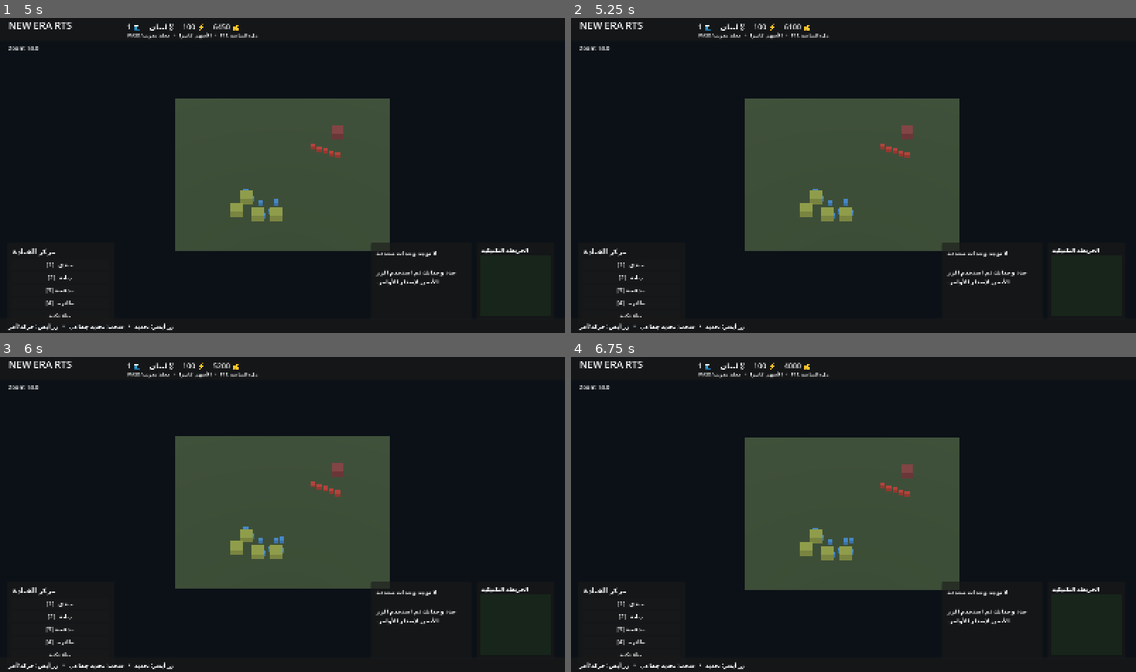
Above: before the commit, frames 1-4 (two rows, left to right).
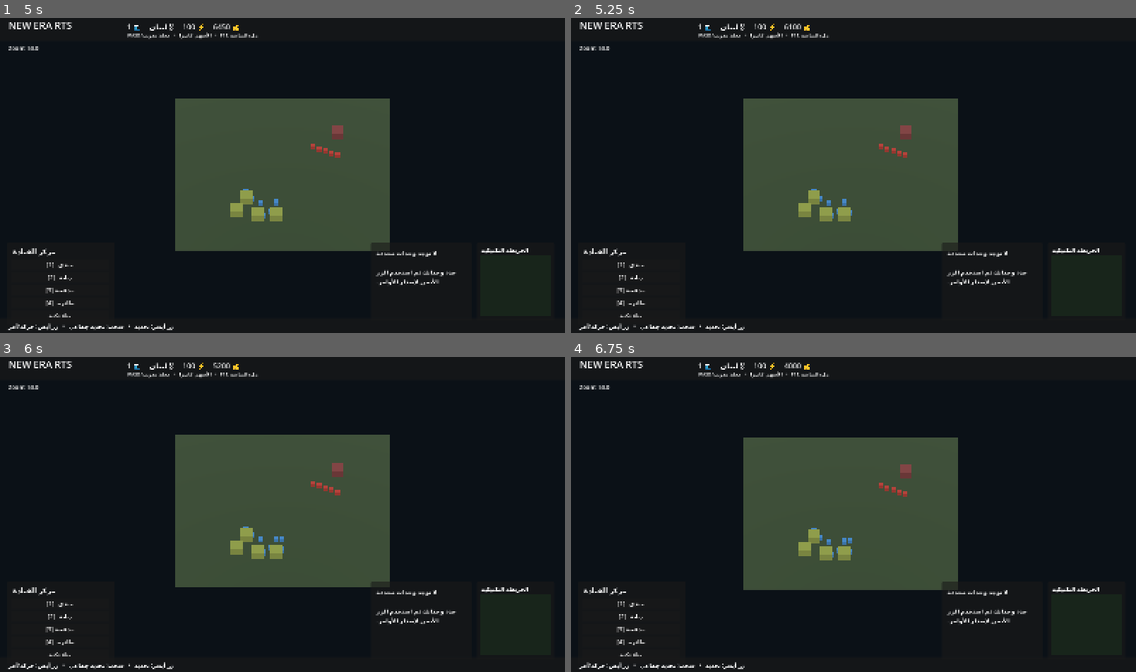
Above: after the commit, the same moments.

Repository: gsgsghdv-pixel/NEW-ERA-RTS
Game: Godot game, scene res://scenes/main.tscn
The game is run twice, just before and just after one commit, with the same random seed, the same clock (stepped at 60 frames per second) and the same inputs.
Inputs (mouse positions are in pixels of both pictures, inside the frame that each line leads up to):
- Up to frame 1 (5 s): click "جندي [1]" at 0.5 s; click "دبابة [2]" at 1.25 s; click "مدفعية [3]" at 2 s; click "طائرة [4]" at 2.75 s; click "بناء ثكنة" at 3.5 s; click "لعب فردي" at 4.25 s
- Up to frame 2 (5.25 s): tap Enter at 5 s; move the mouse to (977, 159) at 5.02 s; hold D from 5.03 s (still down); tap 1 at 5.1 s; click (977, 159) at 5.17 s
- Up to frame 3 (6 s): tap Space at 5.75 s; move the mouse to (169, 530) at 5.77 s; release D at 5.78 s; hold S from 5.78 s (still down); tap 2 at 5.85 s
- Up to frame 4 (6.75 s): tap Enter at 6.5 s; move the mouse to (910, 442) at 6.52 s; release S at 6.53 s; hold D from 6.53 s (still down); tap 3 at 6.6 s

Frame 1 is identical in both runs. In frame 2, 0.5% of the frame differs, in the area x 30-69%, y 25-74%; in frame 3, 0.4%; in frame 4, 0.5%.

Commit message:
Add orthographic RTS camera controller

Diff:
--- a/scenes/main.tscn
+++ b/scenes/main.tscn
@@ -1,10 +1,11 @@
-[gd_scene load_steps=6 format=3]
+[gd_scene load_steps=7 format=3]
 
 [ext_resource path="res://scripts/main.gd" type="Script" id="1"]
 [ext_resource path="res://scripts/map_safety.gd" type="Script" id="2"]
 [ext_resource path="res://scripts/network_guard.gd" type="Script" id="3"]
 [ext_resource path="res://scripts/lan_lobby.gd" type="Script" id="4"]
 [ext_resource path="res://scripts/modern_rts_presentation.gd" type="Script" id="5"]
+[ext_resource path="res://scripts/rts_camera.gd" type="Script" id="6"]
 
 [node name="NEW_ERA_RTS" type="Node3D"]
 script = ExtResource("1")
@@ -18,5 +19,8 @@
 [node name="Presentation" type="CanvasLayer" parent="."]
 script = ExtResource("5")
 
+[node name="RTSCamera" type="Node" parent="."]
+script = ExtResource("6")
+
 [node name="LANLobby" type="CanvasLayer" parent="."]
 script = ExtResource("4")
